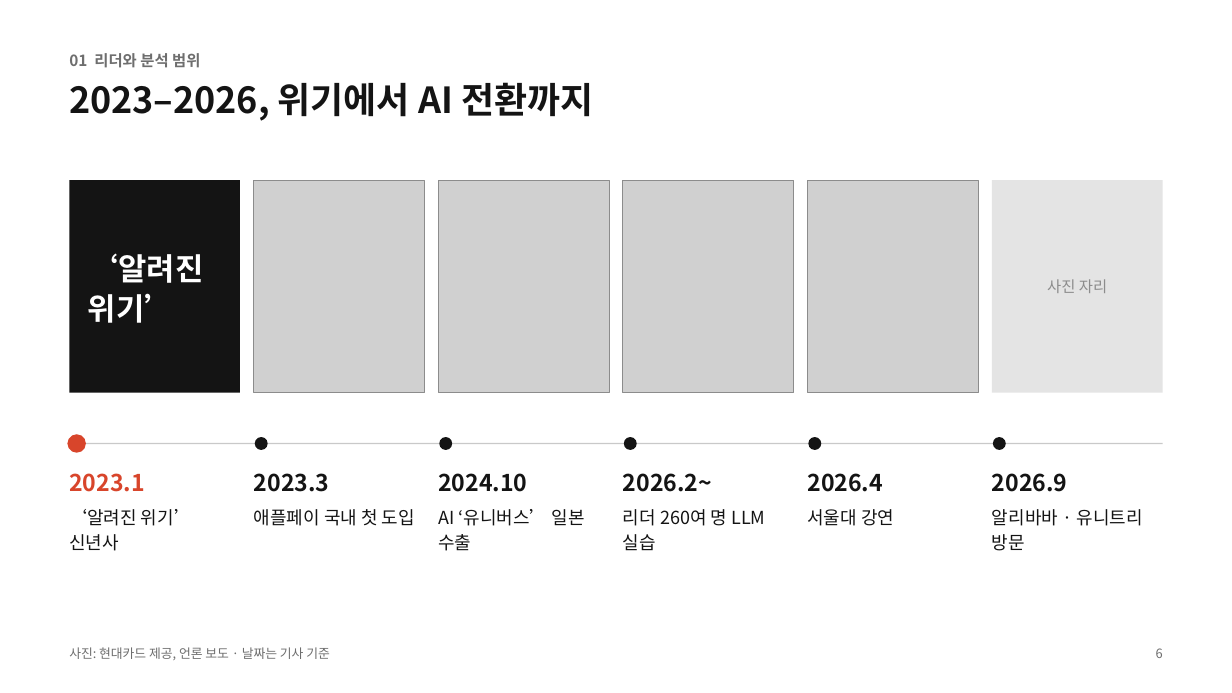
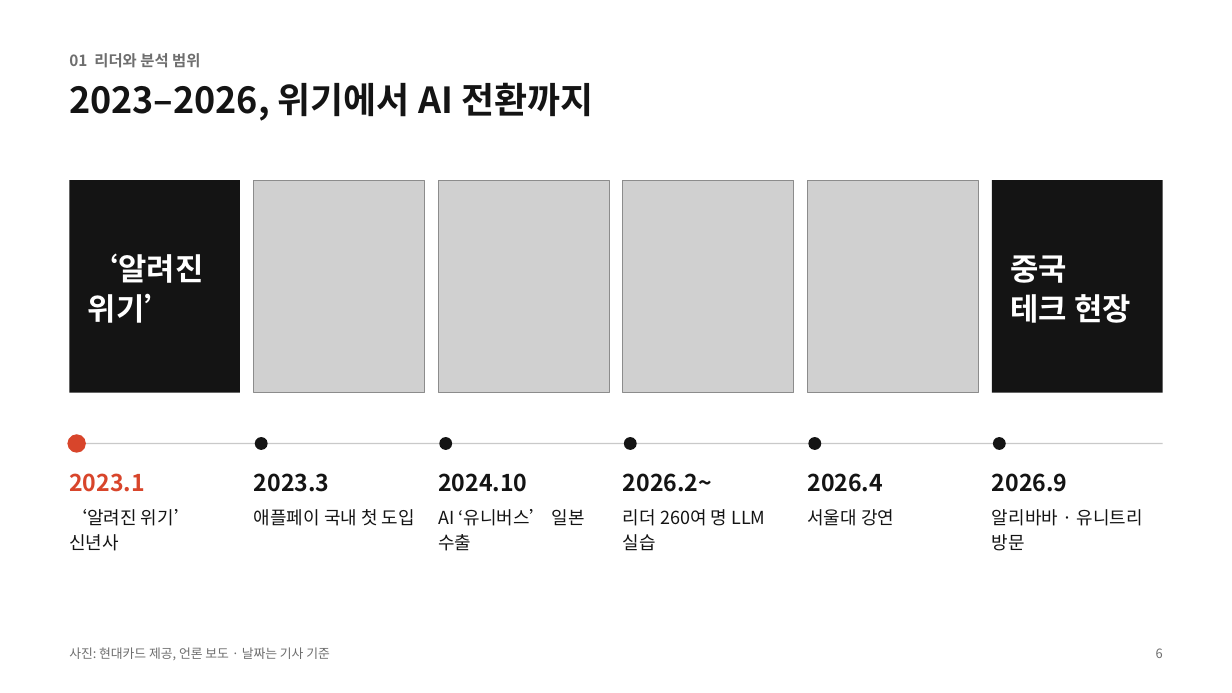
Before and after one commit to NATHAN18-ABLE/for-nathan, a slide deck: slide 6 of leadership-ppt/leadership-final.pptx. Drawn at 1232x693 pixels with LibreOffice and Linux fonts; fonts in the diff are those of the drawing; grey boxes stand for pictures. Boxes give left, top, right and bottom in pixels: in the first picture for what was removed or moved away, otherwise in the second. Text is boxed around its words. In the diff, an @@ line names an element or a change of style, - is before the commit and + after.

```diff
--- a/leadership-ppt/leadership-final.pptx
+++ b/leadership-ppt/leadership-final.pptx
@@ rectangle at box(993, 180, 1164, 393): fill #E4E4E4 to #141414 @@
@@ text at box(1010, 255, 1131, 323): text changed; size 12 to 24 pt; text colour #8C8C8C to #FFFFFF; bold on @@
-사진 자리
+중국
+테크 현장
```
Also in this commit, not shown: 7 other slides changed, 10 other files.
